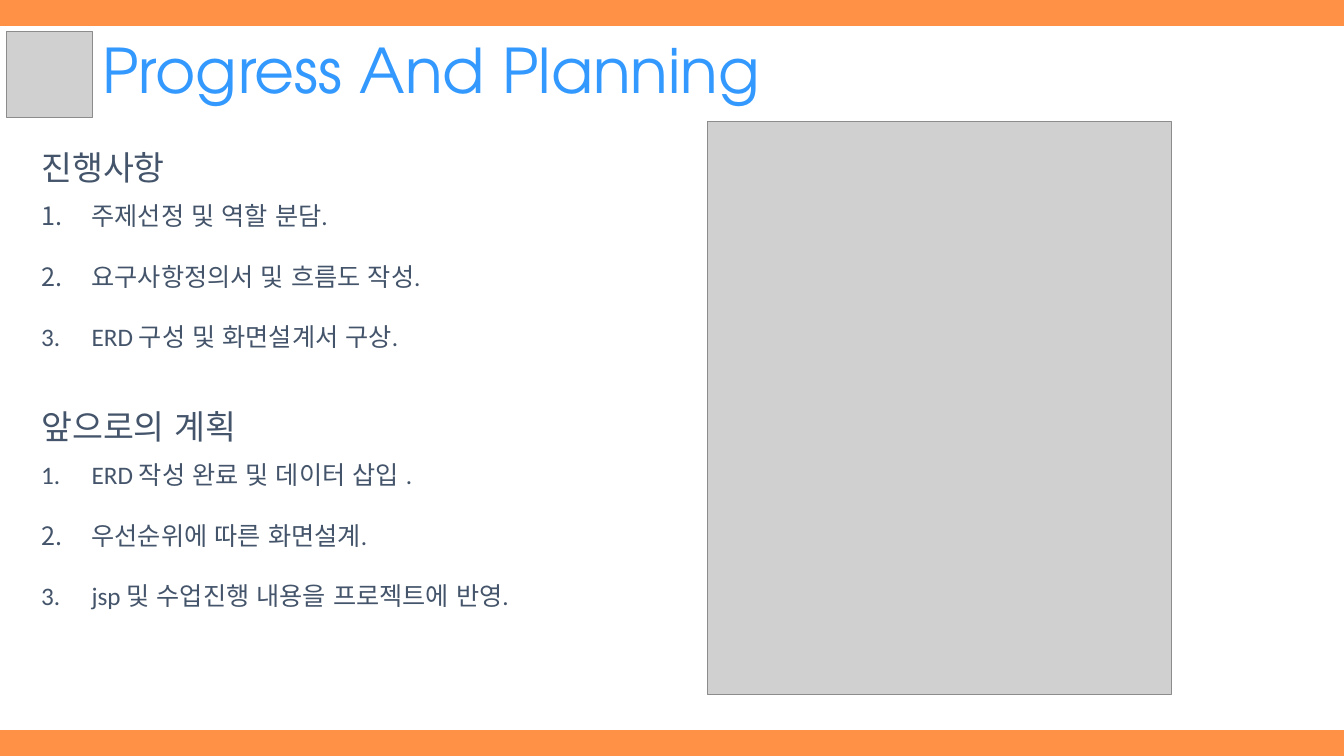
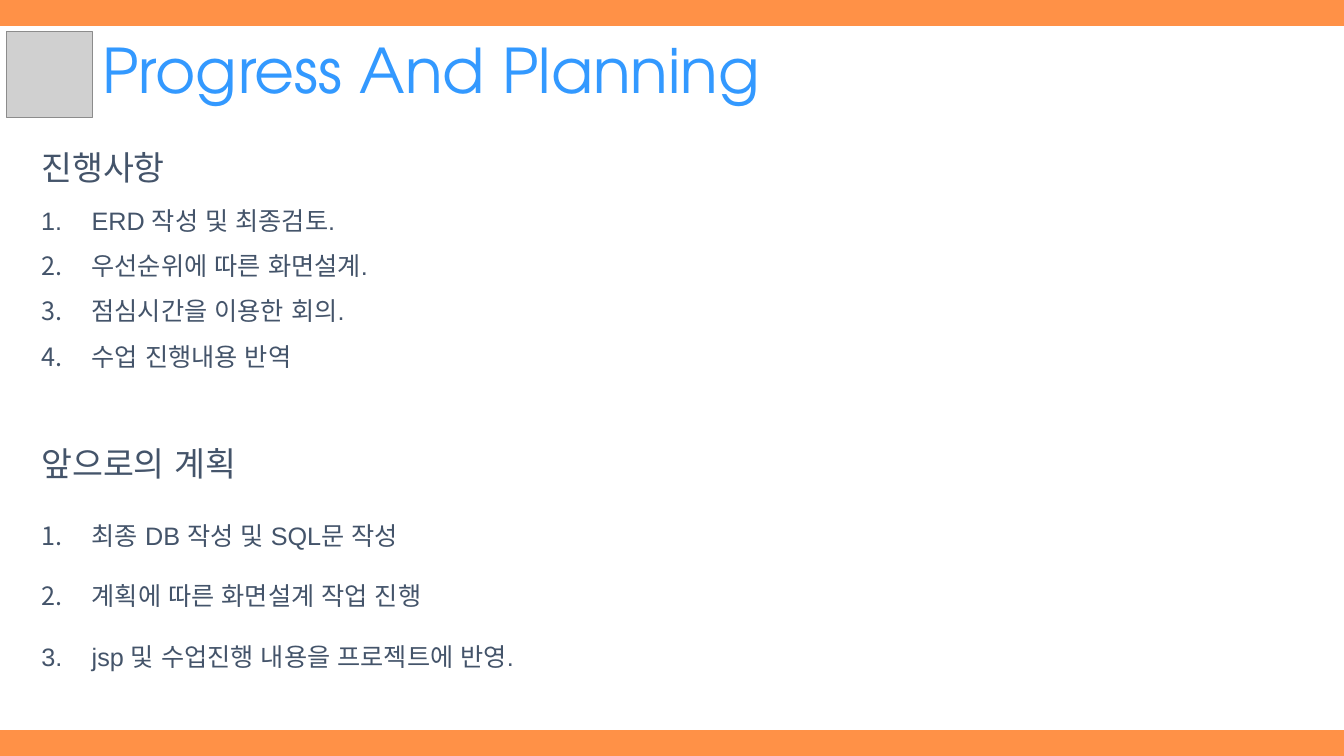
Before and after one commit to hhsw07/ezen-academy-projects, a slide deck: slide 81 of WebContent/발표자료/2차/3조 하비팩토리.pptx (slide 66 before the commit). Drawn at 1344x756 pixels with LibreOffice and Linux fonts; fonts in the diff are those of the drawing; grey boxes stand for pictures. Boxes give left, top, right and bottom in pixels: in the first picture for what was removed or moved away, otherwise in the second. Text is boxed around its words. In the diff, an @@ line names an element or a change of style, - is before the commit and + after.

```diff
--- a/WebContent/발표자료/2차/3조 하비팩토리.pptx
+++ b/WebContent/발표자료/2차/3조 하비팩토리.pptx
@@ picture removed at (x1=708, y1=122, x2=1171, y2=695) @@
@@ text removed at (x1=92, y1=204, x2=421, y2=348) @@
-1. 주제선정 및 역할 분담.
-2. 요구사항정의서 및 흐름도 작성.
-3. ERD 구성 및 화면설계서 구상.
@@ text added at (x1=92, y1=209, x2=368, y2=368), 18 pt, text #44546A @@
+1. ERD 작성 및 최종검토.
+2. 우선순위에 따른 화면설계.
+3. 점심시간을 이용한 회의.
+4. 수업 진행내용 반역
@@ text "앞으로의 계획" moved from (x1=41, y1=411, x2=236, y2=442) to (x1=41, y1=448, x2=236, y2=479) @@
@@ text "최종 DB 작성 및 SQL문 ..." moved from (x1=92, y1=463, x2=509, y2=610) to (x1=92, y1=524, x2=513, y2=671) @@
@@ text "최종 DB 작성 및 SQL문 ..." at (x1=92, y1=524, x2=513, y2=671): vertical alignment top to middle @@
@@ text at (x1=92, y1=524, x2=421, y2=607): text changed; font Calibri to Arial @@
-1. ERD 작성 완료 및 데이터 삽입 .
-2. 우선순위에 따른 화면설계.
+1. 최종 DB 작성 및 SQL문 작성
+2. 계획에 따른 화면설계 작업 진행
@@ text at (x1=92, y1=645, x2=513, y2=671): font Calibri to Arial in "jsp 및 수업진행 내용을 프로젝트에 반영."; line spacing 1 to 2 @@
```
Also in this commit, not shown: 29 other slides changed, 18 slides added, 3 slides removed.
